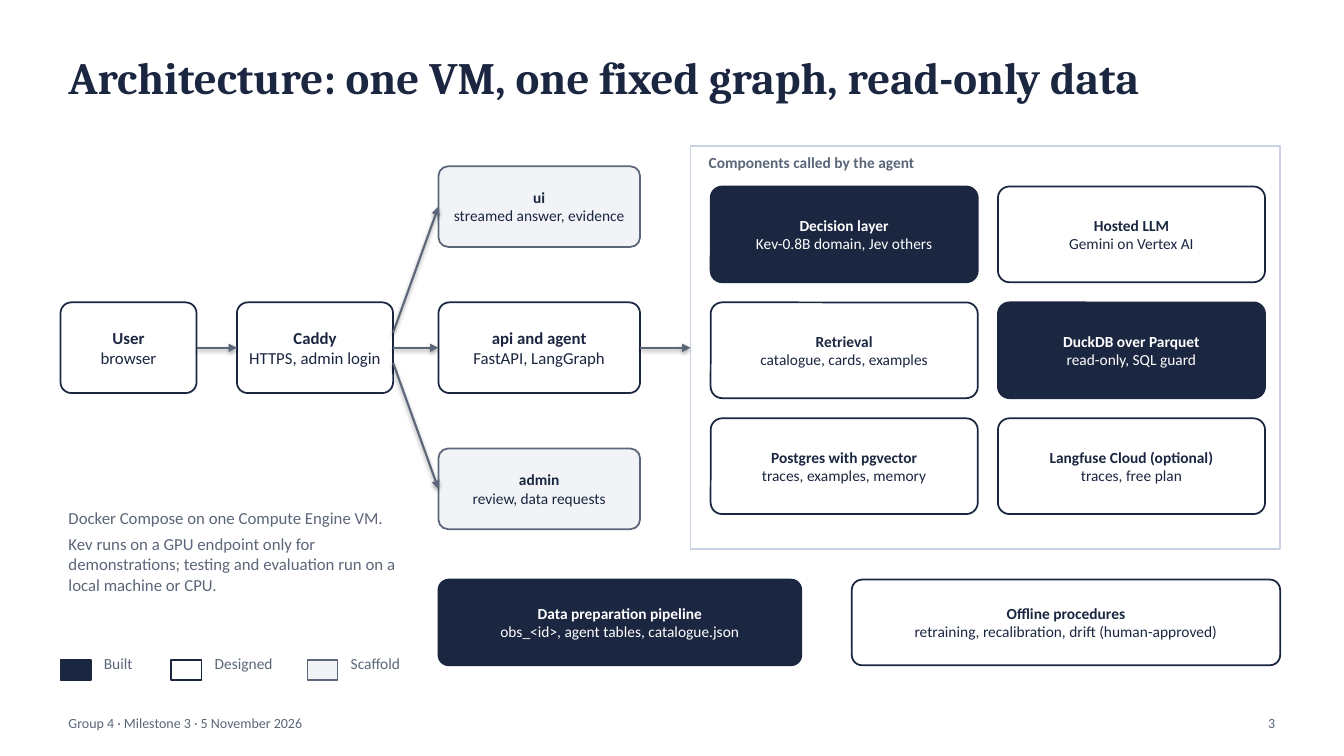
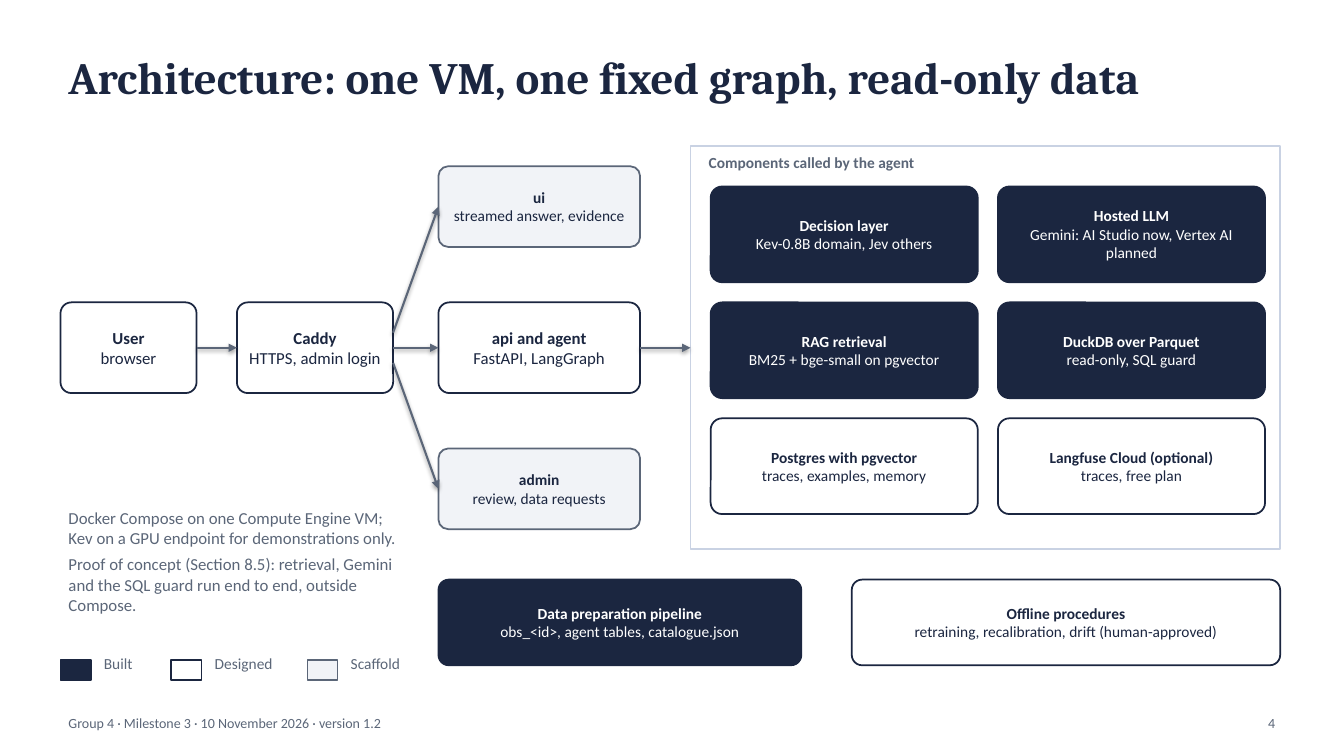
Before and after one commit to sathyaIITM/Group-4-DS-and-AI-Lab-Project, a slide deck: slide 4 of docs/milestones/Milestone3_TA_Presentation.pptx (slide 3 before the commit). Drawn at 1344x756 pixels with LibreOffice and Linux fonts; fonts in the diff are those of the drawing. Boxes give left, top, right and bottom in pixels: in the first picture for what was removed or moved away, otherwise in the second. Text is boxed around its words. In the diff, an @@ line names an element or a change of style, - is before the commit and + after.

Commit message:
DOC: Milestone 3 v1.2 final: slides, sign-off, items moved to Milestone 4, file links in the report; pin the embedding model and pgvector image, record run metadata, add the repeat run and a lock file.

```diff
--- a/docs/milestones/Milestone3_TA_Presentation.pptx
+++ b/docs/milestones/Milestone3_TA_Presentation.pptx
@@ rounded rectangle "Hosted LLM" at (998,187,1265,282): fill #FFFFFF to #1B2640 @@
@@ text in rounded rectangle at (1030,229,1233,261): text changed; text colour #1B2640 to #FFFFFF @@
-Gemini on Vertex AI
+Gemini: AI Studio now, Vertex AI planned
@@ text in rounded rectangle at (1094,210,1169,221): text colour #1B2640 to #FFFFFF in "Hosted LLM" @@
@@ rounded rectangle "RAG retrieval" at (711,302,978,398): fill #FFFFFF to #1B2640 @@
@@ text in rounded rectangle at (749,336,939,368): text changed; text colour #1B2640 to #FFFFFF @@
-Retrieval
-catalogue, cards, examples
+RAG retrieval
+BM25 + bge-small on pgvector
@@ text at (68,512,395,614): text changed @@
-Docker Compose on one Compute Engine VM.
-Kev runs on a GPU endpoint only for demonstrations; testing and evaluation run on a local machine or CPU.
+Docker Compose on one Compute Engine VM; Kev on a GPU endpoint for demonstrations only.
+Proof of concept (Section 8.5): retrieval, Gemini and the SQL guard run end to end, outside Compose.
@@ text at (68,718,381,730): text changed @@
-Group 4 · Milestone 3 · 5 November 2026
+Group 4 · Milestone 3 · 10 November 2026 · version 1.2
@@ text at (1268,719,1275,728): text changed @@
-3
+4
```
Also in this commit, not shown: 16 other slides changed, 4 slides added, 10 other files.
